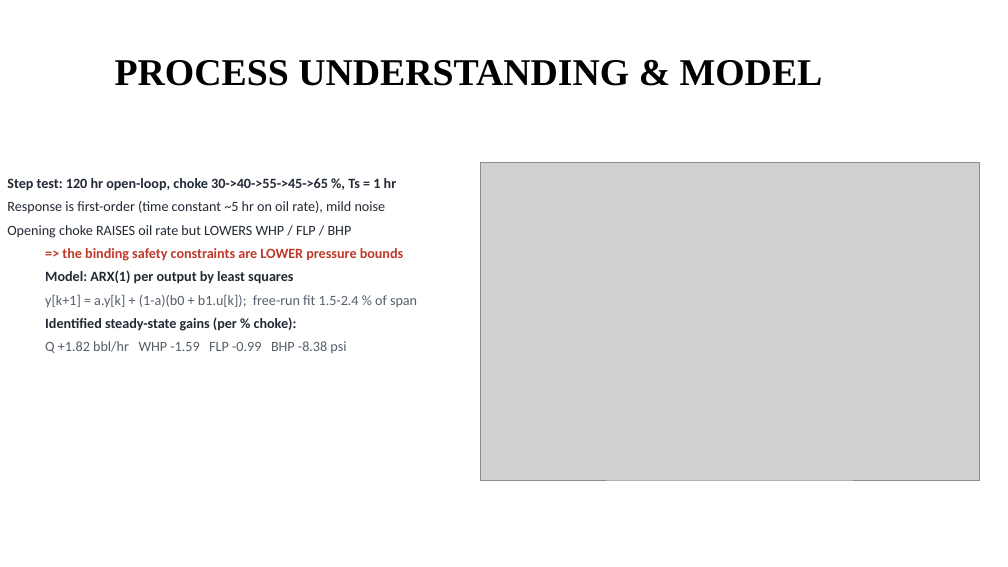
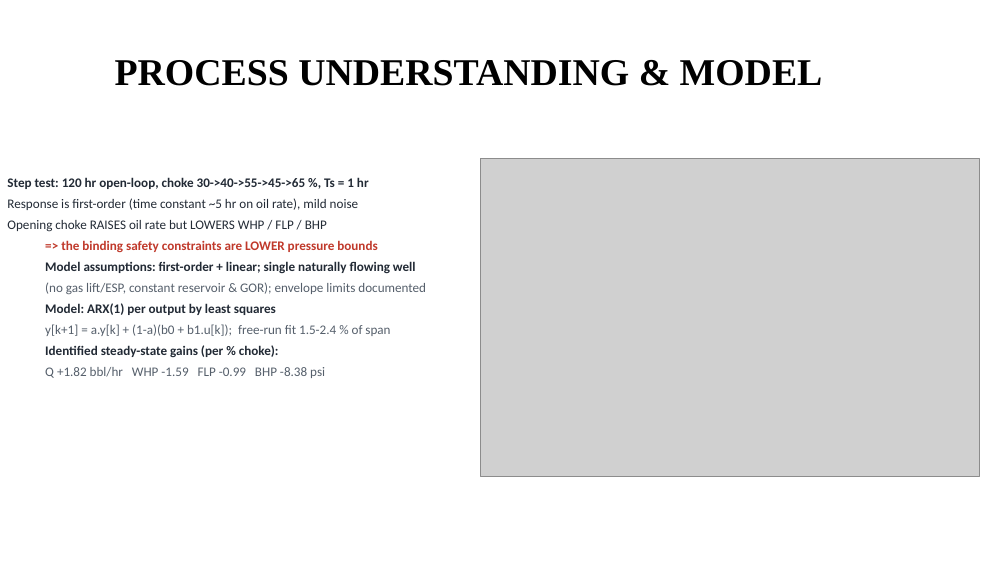
Before and after one commit to Divyansh2602/autonomous-choke-controller, a slide deck: slide 2 of IDEA_Presentation_Format.pptx. Drawn at 1008x567 pixels with LibreOffice and Linux fonts; fonts in the diff are those of the drawing; grey boxes stand for pictures. Boxes give left, top, right and bottom in pixels: in the first picture for what was removed or moved away, otherwise in the second. Text is boxed around its words. In the diff, an @@ line names an element or a change of style, - is before the commit and + after.

```diff
--- a/IDEA_Presentation_Format.pptx
+++ b/IDEA_Presentation_Format.pptx
@@ text at (7, 177, 390, 378): size 13.5 to 12.5 pt in "Step test: 120 hr open-loop, choke 30->40->55->45->65 ...", "Response is first-order (time constant ~5 hr ...", "Opening choke RAISES oil rate but LOWERS ...", "=> the binding safety constraints are LOWER ..." and 4 more places; less space between paragraphs @@
@@ picture: place and size @@
-picture at (480, 163, 979, 480)
+picture at (480, 159, 979, 476)
@@ text at (45, 261, 426, 294): paragraphs added @@
+Model assumptions: first-order + linear; single naturally flowing well
+  (no gas lift/ESP, constant reservoir & GOR); envelope limits documented
```
Also in this commit, not shown: 2 other files.
